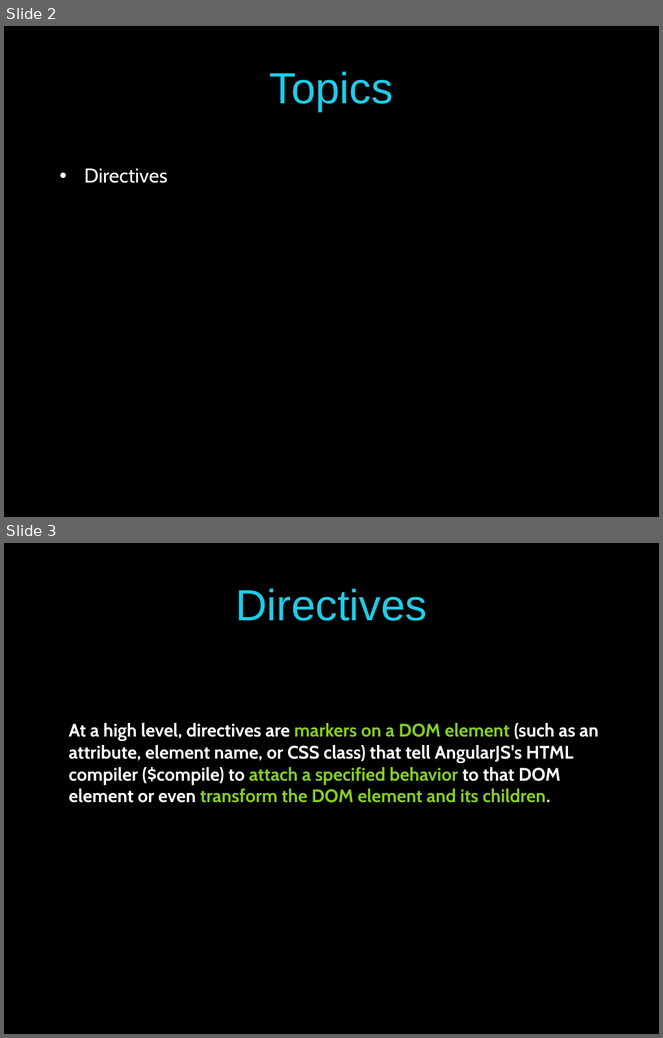
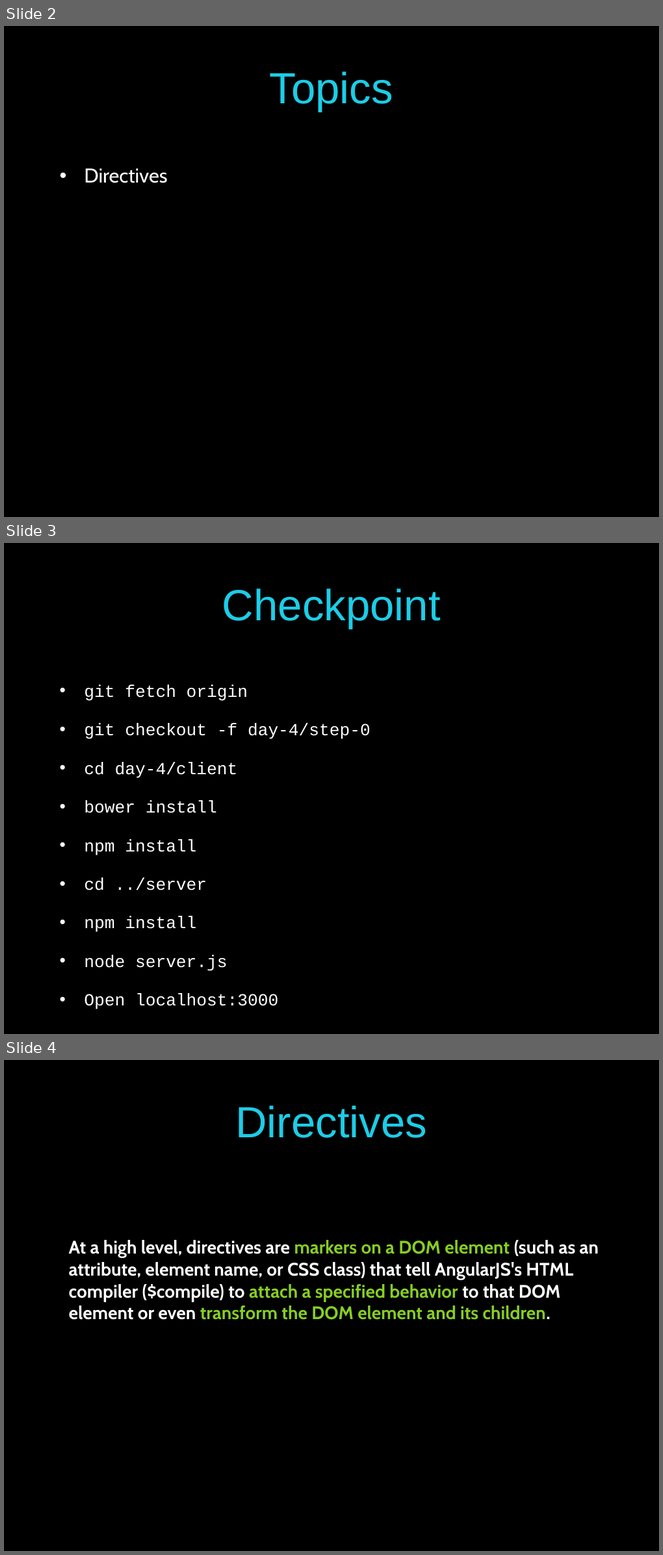
Before and after one commit to pmaccart/ng-bootcamp, a slide deck: slides/ng-bootcamp-day-4.pptx. Shown one above the other, each under a label of ours: slides 2 and 3 before the commit, slides 2, 3 and 4 after it. The pictures are 663x1038 and 663x1555 pixels, drawn with LibreOffice and Linux fonts; fonts in the diff are those of the drawing. Boxes give left, top, right and bottom in pixels: in the first picture for what was removed or moved away, otherwise in the second. Text is boxed around its words. In the diff, an @@ line names an element or a change of style, - is before the commit and + after.

Commit message:
slides

```diff
--- a/slides/ng-bootcamp-day-4.pptx
+++ b/slides/ng-bootcamp-day-4.pptx
@@ slide 3 added at [4,543,659,1034], background #000000 @@
@@ title added at [222,589,441,628], 48 pt, text #1CCDE7 @@
+Checkpoint
@@ text added at [84,685,371,1010], 18.7 pt, text #FFFFFF @@
+• git fetch origin
+• git checkout -f day-4/step-0
+• cd day-4/client
+• bower install
+• npm install
+• cd ../server
+• npm install
+• node server.js
+• Open localhost:3000
@@ what was slide 3 is now slide 4 @@
```
